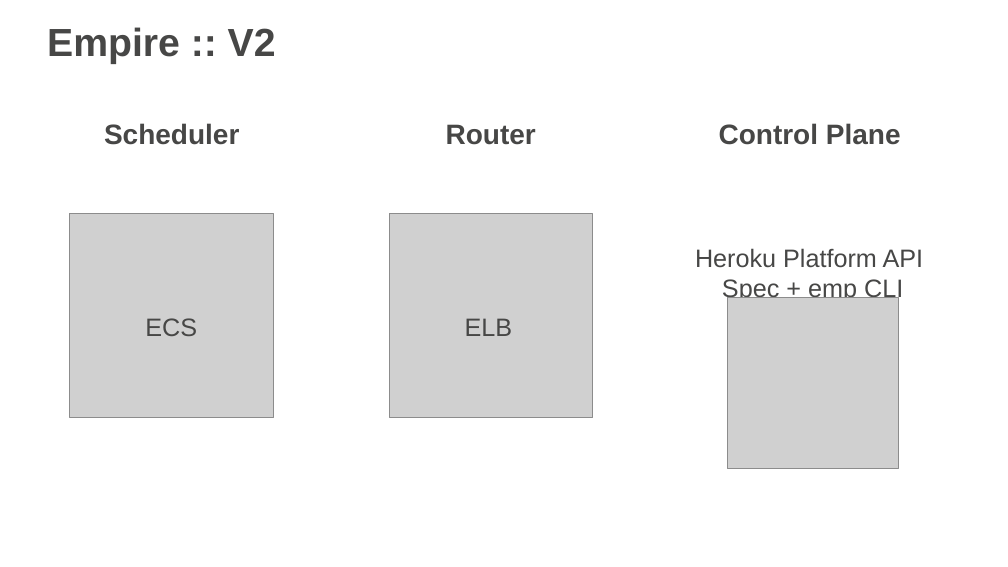
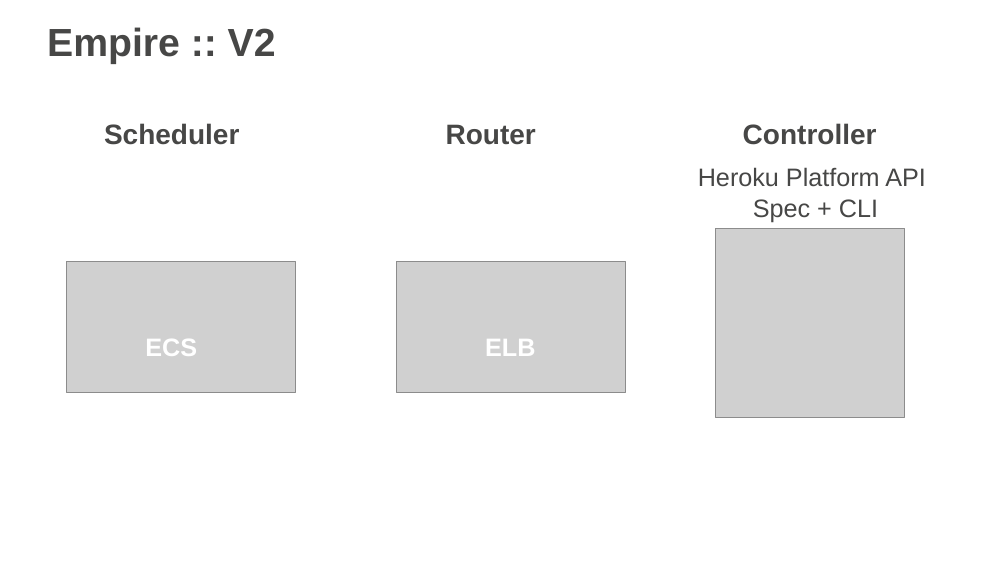
Before and after one commit to remind101/reInvent-2015, a slide deck: slide 21 of slides/slides-loft.pptx (slide 20 before the commit). Drawn at 1008x567 pixels with LibreOffice and Linux fonts; fonts in the diff are those of the drawing; grey boxes stand for pictures; background and template pictures are left out. Boxes give left, top, right and bottom in pixels: in the first picture for what was removed or moved away, otherwise in the second. Text is boxed around its words. In the diff, an @@ line names an element or a change of style, - is before the commit and + after.

```diff
--- a/slides/slides-loft.pptx
+++ b/slides/slides-loft.pptx
@@ text at <box>743,123,877,145</box>: text changed @@
-Control Plane
+Controller
@@ text "Heroku Platform API": place and size @@
-text "Heroku Platform API" at <box>695,248,924,303</box>
+text "Heroku Platform API" at <box>698,167,926,222</box>
@@ text at <box>753,199,878,222</box>: text changed @@
-Spec + emp CLI
+Spec + CLI
@@ picture added at <box>716,228,905,417</box> @@
@@ picture: place and size @@
-picture at <box>70,214,273,417</box>
+picture at <box>67,261,295,392</box>
@@ picture: place and size @@
-picture at <box>389,214,593,417</box>
+picture at <box>396,261,625,392</box>
@@ picture removed at <box>727,297,898,469</box> @@
@@ text "ECS": place and size @@
-text "ECS" at <box>145,318,197,336</box>
+text "ECS" at <box>145,339,197,356</box>
@@ text "ECS" at <box>145,339,197,356</box>: text colour #474746 to #FFFFFF, bold on @@
@@ text "ELB" at <box>485,339,535,356</box>: text colour #474746 to #FFFFFF, bold on @@
@@ text "ELB": place and size @@
-text "ELB" at <box>465,318,513,336</box>
+text "ELB" at <box>485,339,535,356</box>
```
Also in this commit, not shown: 18 other slides changed, 1 other file.
